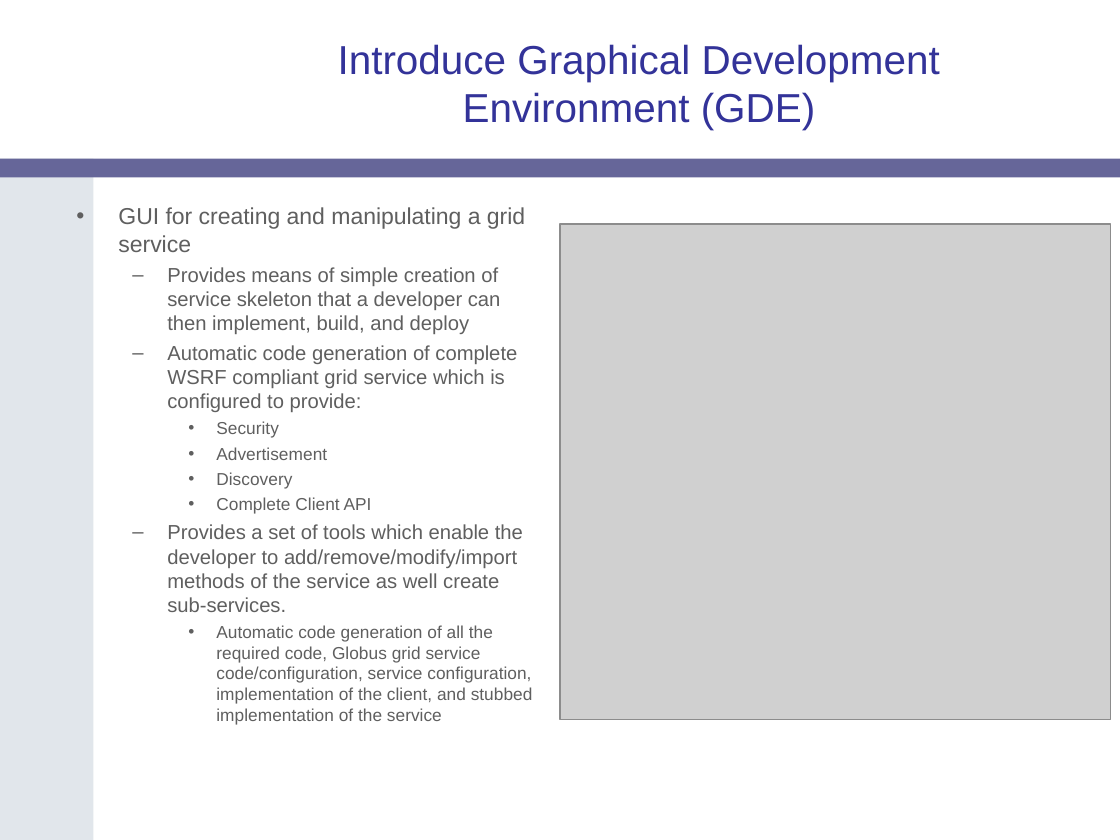
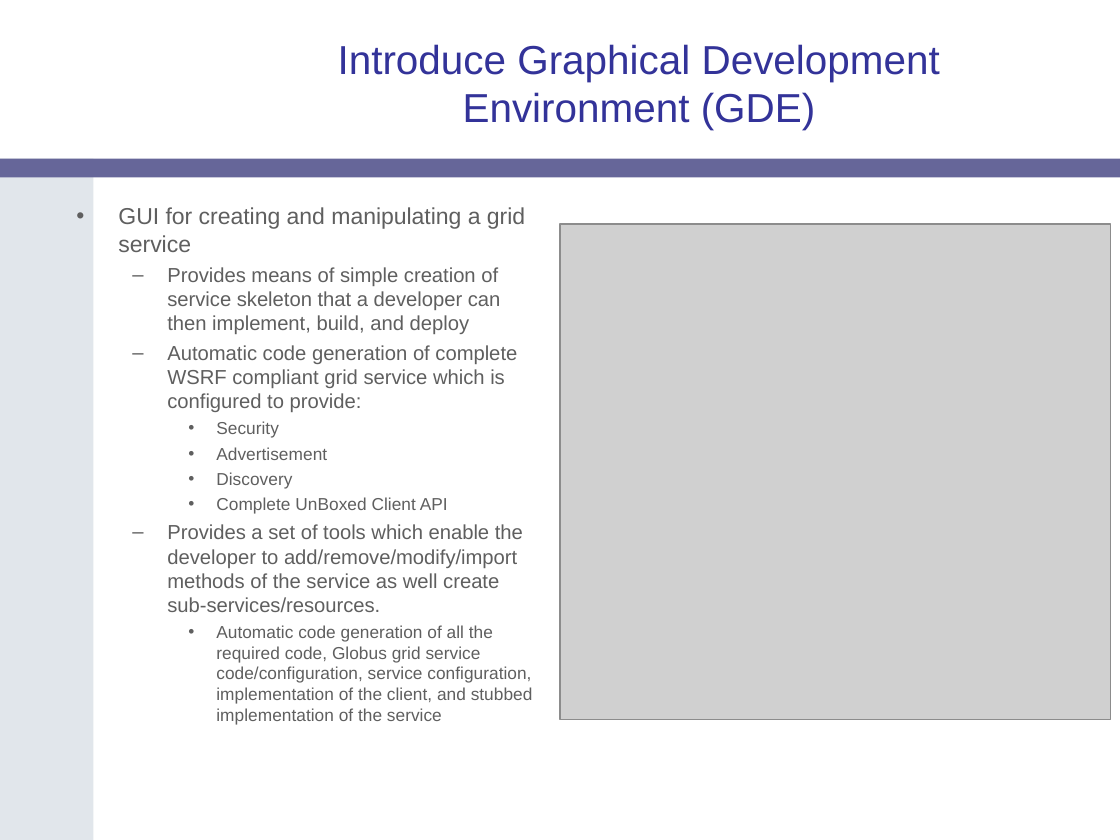
Before and after one commit to NCIP/cagrid-portal, a slide deck: slide 3 of cagrid-1-0/Documentation/presentations/introduce/Introduce-OGF19.ppt. Drawn at 1120x840 pixels with LibreOffice and Linux fonts; fonts in the diff are those of the drawing; grey boxes stand for pictures; background and template pictures are left out. Boxes give left, top, right and bottom in pixels: in the first picture for what was removed or moved away, otherwise in the second. Text is boxed around its words. In the diff, an @@ line names an element or a change of style, - is before the commit and + after.

```diff
--- a/cagrid-1-0/Documentation/presentations/introduce/Introduce-OGF19.ppt
+++ b/cagrid-1-0/Documentation/presentations/introduce/Introduce-OGF19.ppt
@@ text at (167,497,523,612): text changed @@
-    • Complete Client API
-  – Provides a set of tools which enable the developer to add/remove/modify/import methods of the service as well create sub-services.
+    • Complete UnBoxed Client API
+  – Provides a set of tools which enable the developer to add/remove/modify/import methods of the service as well create sub-services/resources.
```
Also in this commit, not shown: 4 other slides changed, 1 slide removed, 1 other file.
